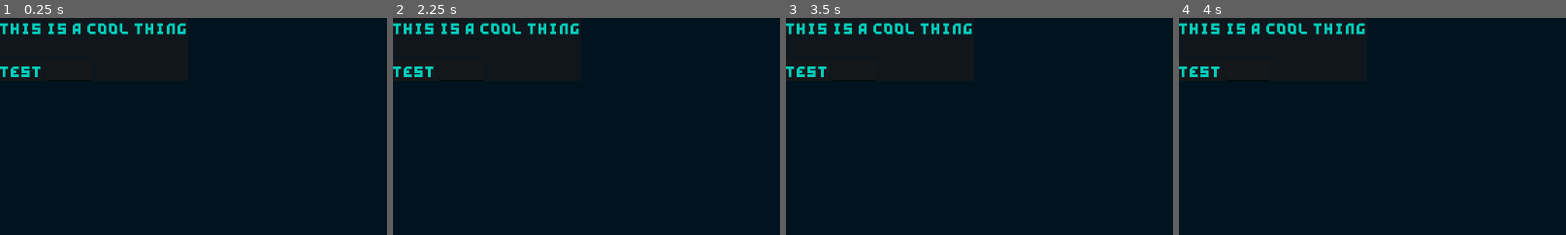
Above: before the commit, frames 1-4 (left to right).
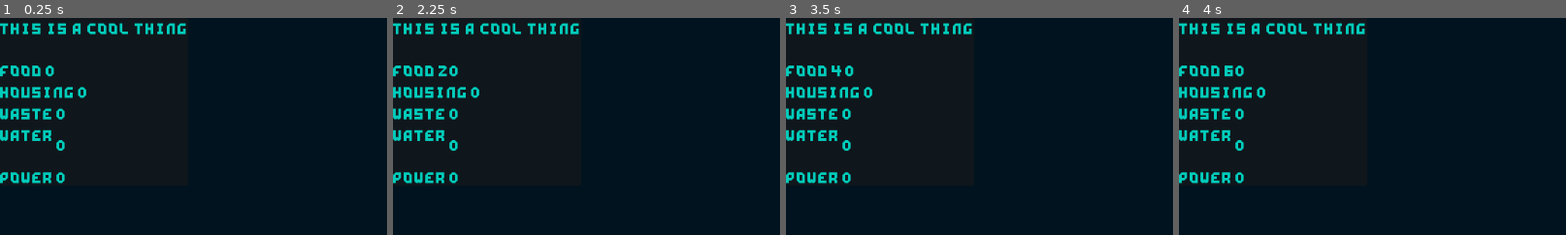
Above: after the commit, the same moments.

Repository: RavenRandomz/nasa-hackthon-2025
Game: Godot game, scene res://level/editor/editor.tscn
Two runs of this game, one before a commit and one after it. Both use one fixed random seed, a clock stepped at 60 frames per second and the inputs below. This scene is started directly instead of the project's main scene.
Inputs (mouse positions are % of the whole screen's width and height, from its top left):
- Up to frame 1 (0.25 s): no input
- Up to frame 2 (2.25 s): click (3, 12) at 0.52 s; click (6, 89) at 1.25 s; click (6, 89) at 2 s
- Up to frame 3 (3.5 s): click (6, 89) at 2.77 s
- Up to frame 4 (4 s): click (16, 89) at 3.5 s
The pictures show only the part of the screen within x 0-50%, y 0-50%; the shares and areas given below are measured in that part.

The runs differ from the first frame. In frame 1, 2.8% of the frame differs, in the area x 0-23%, y 21-77%; in frame 2, 2.9%; in frame 3, 2.9%; in frame 4, 2.9%.

Commit message:
alot(ScoringSystem): Hackathon ahhh

Diff:
--- /dev/null
+++ b/level/editor/display.gd
@@ -0,0 +1,30 @@
+extends MarginContainer
+
+@export var _food_label : Label
+@export var _housing_label : Label
+@export var _waste_label : Label
+@export var _water_label : Label
+@export var _power_label: Label
+@export var resource_data = {
+	"housing": 0,
+	"food" : 0,
+	"water" : 0,
+	"power" : 0,
+	"waste_management" : 0
+	}
+
+
+var score_data
+
+func _on_update_of_score(score_data):
+	_housing_label.text = str(score_data["housing"])
+	_food_label.text =  str(score_data["food"])
+	_water_label.text = str(score_data["water"])
+	_power_label.text = str(score_data["power"])
+	_waste_label.text = str(score_data["waste_management"])
+
+
+func _on_shipspace_resource_changed(resource_data: Variant) -> void:
+	print("Fuck")
+	_on_update_of_score(resource_data)
+	pass # Replace with function body.
--- a/level/editor/editor.tscn
+++ b/level/editor/editor.tscn
@@ -1,13 +1,15 @@
-[gd_scene load_steps=10 format=3 uid="uid://bixf7sjfjfthx"]
+[gd_scene load_steps=12 format=3 uid="uid://bixf7sjfjfthx"]
 
 [ext_resource type="FontFile" uid="uid://c0hg4c5mw1sgw" path="res://Assets/Fonts/Nano/nano-sharp.ttf" id="1_75nhd"]
 [ext_resource type="PackedScene" uid="uid://dl5vui1jt6o1w" path="res://scene/draggable_spawner/draggable_spawner.tscn" id="1_imcdt"]
+[ext_resource type="Script" uid="uid://dacniiidadoya" path="res://scene/module_holder/module_holder.gd" id="2_bjv3x"]
 [ext_resource type="Texture2D" uid="uid://bc5m4s8id0xyp" path="res://scene/module/u_storage/u-dining-scaled.png" id="5_4o2sj"]
 [ext_resource type="PackedScene" uid="uid://d1nwyfn26bx8x" path="res://scene/module/basic_kitchen/basic_kitchen.tscn" id="5_75nhd"]
 [ext_resource type="PackedScene" uid="uid://ci2c6f2abkf85" path="res://scene/module/u_storage/u_storage.tscn" id="6_0pwus"]
 [ext_resource type="Texture2D" uid="uid://brxi03hiubmi2" path="res://scene/module/basic_kitchen/spacehack_scaled_kitchen.png" id="6_4o2sj"]
 [ext_resource type="Texture2D" uid="uid://b1rdxr6j0ekma" path="res://scene/module/dining_hall/dining_hall.png" id="7_0pwus"]
 [ext_resource type="PackedScene" uid="uid://qc1x8hbop78s" path="res://scene/module/dining_hall/dining_hall.tscn" id="8_vupvg"]
+[ext_resource type="Script" uid="uid://bi6tchch3rdwi" path="res://level/editor/display.gd" id="10_nu1e8"]
 
 [sub_resource type="Theme" id="Theme_4o2sj"]
 Button/colors/font_color = Color(0, 0.68235296, 0.65882355, 1)
@@ -35,6 +37,7 @@
 [node name="Shipspace" type="Control" parent="VSplitContainer"]
 custom_minimum_size = Vector2(0, 300)
 layout_mode = 2
+script = ExtResource("2_bjv3x")
 
 [node name="MarginContainer" type="MarginContainer" parent="VSplitContainer"]
 layout_mode = 2
@@ -69,10 +72,16 @@
 _scene_to_spawn = ExtResource("8_vupvg")
 _spawn_into = NodePath("../../../../Shipspace")
 
-[node name="MarginContainer" type="MarginContainer" parent="."]
+[node name="MarginContainer" type="MarginContainer" parent="." node_paths=PackedStringArray("_food_label", "_housing_label", "_waste_label", "_water_label", "_power_label")]
 layout_mode = 0
 offset_right = 142.0
 offset_bottom = 49.0
+script = ExtResource("10_nu1e8")
+_food_label = NodePath("VBoxContainer/Food/FoodScore")
+_housing_label = NodePath("VBoxContainer/Housing/FoodScore")
+_waste_label = NodePath("VBoxContainer/Waste Management/FoodScore")
+_water_label = NodePath("VBoxContainer/Power/FoodScore")
+_power_label = NodePath("VBoxContainer/Water/FoodScore")
 
 [node name="Panel" type="Panel" parent="MarginContainer"]
 layout_mode = 2
@@ -88,18 +97,64 @@
 text = "This is a cool thing
 "
 
-[node name="HBoxContainer" type="HBoxContainer" parent="MarginContainer/VBoxContainer"]
+[node name="Food" type="HBoxContainer" parent="MarginContainer/VBoxContainer"]
 layout_mode = 2
 
-[node name="MarginContainer" type="MarginContainer" parent="MarginContainer/VBoxContainer/HBoxContainer"]
+[node name="Label" type="Label" parent="MarginContainer/VBoxContainer/Food"]
+layout_mode = 2
+text = "Food"
+
+[node name="FoodScore" type="Label" parent="MarginContainer/VBoxContainer/Food"]
+layout_mode = 2
+text = "234234"
+
+[node name="Housing" type="HBoxContainer" parent="MarginContainer/VBoxContainer"]
 layout_mode = 2
 
-[node name="Button" type="Button" parent="MarginContainer/VBoxContainer/HBoxContainer/MarginContainer"]
+[node name="Label" type="Label" parent="MarginContainer/VBoxContainer/Housing"]
+layout_mode = 2
+text = "Housing"
+
+[node name="FoodScore" type="Label" parent="MarginContainer/VBoxContainer/Housing"]
+layout_mode = 2
+text = "234234"
+
+[node name="Waste Management" type="HBoxContainer" parent="MarginContainer/VBoxContainer"]
 layout_mode = 2
 
-[node name="Label" type="Label" parent="MarginContainer/VBoxContainer/HBoxContainer/MarginContainer"]
+[node name="Label" type="Label" parent="MarginContainer/VBoxContainer/Waste Management"]
 layout_mode = 2
-text = "Test"
+text = "Waste"
 
-[node name="LineEdit" type="LineEdit" parent="MarginContainer/VBoxContainer/HBoxContainer"]
+[node name="FoodScore" type="Label" parent="MarginContainer/VBoxContainer/Waste Management"]
 layout_mode = 2
+text = "234234"
+
+[node name="Water" type="HBoxContainer" parent="MarginContainer/VBoxContainer"]
+layout_mode = 2
+
+[node name="Label" type="Label" parent="MarginContainer/VBoxContainer/Water"]
+layout_mode = 2
+text = "Water
+"
+
+[node name="FoodScore" type="Label" parent="MarginContainer/VBoxContainer/Water"]
+layout_mode = 2
+text = "234234"
+
+[node name="Power" type="HBoxContainer" parent="MarginContainer/VBoxContainer"]
+layout_mode = 2
+
+[node name="Label" type="Label" parent="MarginContainer/VBoxContainer/Power"]
+layout_mode = 2
+text = "Power"
+
+[node name="FoodScore" type="Label" parent="MarginContainer/VBoxContainer/Power"]
+layout_mode = 2
+text = "234234"
+
+[node name="Control" type="Control" parent="MarginContainer"]
+layout_mode = 2
+
+[connection signal="child_entered_tree" from="VSplitContainer/Shipspace" to="VSplitContainer/Shipspace" method="_on_child_entered_tree"]
+[connection signal="resource_changed" from="VSplitContainer/Shipspace" to="MarginContainer" method="_on_shipspace_resource_changed"]
--- a/scene/module/basic_kitchen/basic_kitchen.tscn
+++ b/scene/module/basic_kitchen/basic_kitchen.tscn
@@ -1,7 +1,8 @@
-[gd_scene load_steps=3 format=3 uid="uid://d1nwyfn26bx8x"]
+[gd_scene load_steps=4 format=3 uid="uid://d1nwyfn26bx8x"]
 
 [ext_resource type="Script" uid="uid://s7fiie8saace" path="res://scene/draggable/draggable.gd" id="1_30a5l"]
 [ext_resource type="Texture2D" uid="uid://brxi03hiubmi2" path="res://scene/module/basic_kitchen/spacehack_scaled_kitchen.png" id="1_j3gkc"]
+[ext_resource type="PackedScene" uid="uid://dmy5xq3bfy6r4" path="res://scene/module/module.tscn" id="3_dv084"]
 
 [node name="Draggable" type="Button"]
 offset_right = 53.0
@@ -10,5 +11,14 @@
 flat = true
 script = ExtResource("1_30a5l")
 
+[node name="Sprite2D" parent="." instance=ExtResource("3_dv084")]
+resource_data = {
+"food": 10,
+"housing": 0,
+"power": 0,
+"waste_management": 0,
+"water": 0
+}
+
 [connection signal="button_down" from="." to="." method="_on_button_down"]
 [connection signal="button_up" from="." to="." method="_on_button_up"]
--- a/scene/module/dining_hall/dining_hall.tscn
+++ b/scene/module/dining_hall/dining_hall.tscn
@@ -1,7 +1,8 @@
-[gd_scene load_steps=3 format=3 uid="uid://qc1x8hbop78s"]
+[gd_scene load_steps=4 format=3 uid="uid://qc1x8hbop78s"]
 
 [ext_resource type="Script" uid="uid://s7fiie8saace" path="res://scene/draggable/draggable.gd" id="1_177qc"]
 [ext_resource type="Texture2D" uid="uid://b1rdxr6j0ekma" path="res://scene/module/dining_hall/dining_hall.png" id="1_ds8pa"]
+[ext_resource type="PackedScene" uid="uid://dmy5xq3bfy6r4" path="res://scene/module/module.tscn" id="3_l3xg2"]
 
 [node name="Draggable" type="Button"]
 offset_right = 53.0
@@ -10,5 +11,14 @@
 flat = true
 script = ExtResource("1_177qc")
 
+[node name="Sprite2D" parent="." instance=ExtResource("3_l3xg2")]
+resource_data = {
+"food": 10,
+"housing": 0,
+"power": 0,
+"waste_management": 0,
+"water": 1
+}
+
 [connection signal="button_down" from="." to="." method="_on_button_down"]
 [connection signal="button_up" from="." to="." method="_on_button_up"]
--- a/scene/module/u_storage/u_storage.tscn
+++ b/scene/module/u_storage/u_storage.tscn
@@ -1,7 +1,8 @@
-[gd_scene load_steps=3 format=3 uid="uid://ci2c6f2abkf85"]
+[gd_scene load_steps=4 format=3 uid="uid://ci2c6f2abkf85"]
 
 [ext_resource type="Script" uid="uid://s7fiie8saace" path="res://scene/draggable/draggable.gd" id="1_3nfkc"]
 [ext_resource type="Texture2D" uid="uid://bc5m4s8id0xyp" path="res://scene/module/u_storage/u-dining-scaled.png" id="1_trdhp"]
+[ext_resource type="PackedScene" uid="uid://dmy5xq3bfy6r4" path="res://scene/module/module.tscn" id="3_wdbt1"]
 
 [node name="Draggable" type="Button"]
 offset_right = 53.0
@@ -10,5 +11,14 @@
 flat = true
 script = ExtResource("1_3nfkc")
 
+[node name="Sprite2D" parent="." instance=ExtResource("3_wdbt1")]
+resource_data = {
+"food": 10,
+"housing": 1,
+"power": 0,
+"waste_management": 3,
+"water": 1
+}
+
 [connection signal="button_down" from="." to="." method="_on_button_down"]
 [connection signal="button_up" from="." to="." method="_on_button_up"]
--- a/scene/module_holder/module_holder.gd
+++ b/scene/module_holder/module_holder.gd
@@ -1,18 +1,25 @@
 extends Control
 
+signal resource_changed(resource_data)
+
 var _resource_total = ResourceTotal.new()
+func _reset_resources():
+	for key in _resource_total.data.keys():
+		_resource_total.data[key] = 0
 
 func scan_resources():
+	_reset_resources()
 	for node in get_children():
 		for child_node in node.get_children():
 			if child_node is Module:
 				_resource_total.add(child_node._resource_total)
 		if node is Module:
 			_resource_total.add(node._resource_total)
-	print(_resource_total.data)
 
 func _ready():
 	scan_resources()
+	resource_changed.emit(_resource_total.data)
 
-func _on_child_entered_tree(node: Node) -> void:
-	pass
+func _on_child_entered_tree(_node: Node) -> void:
+	scan_resources()
+	resource_changed.emit(_resource_total.data)
Not shown, added: level/editor/display.gd.uid
